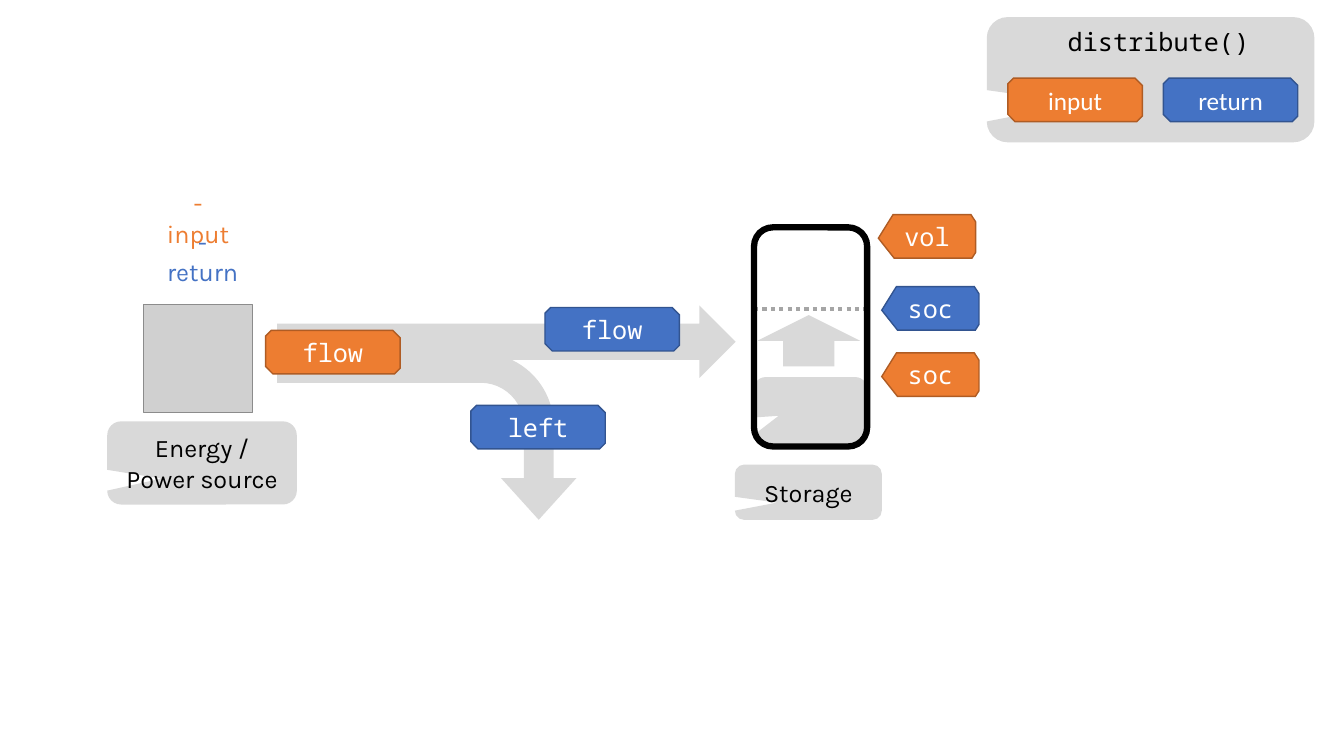
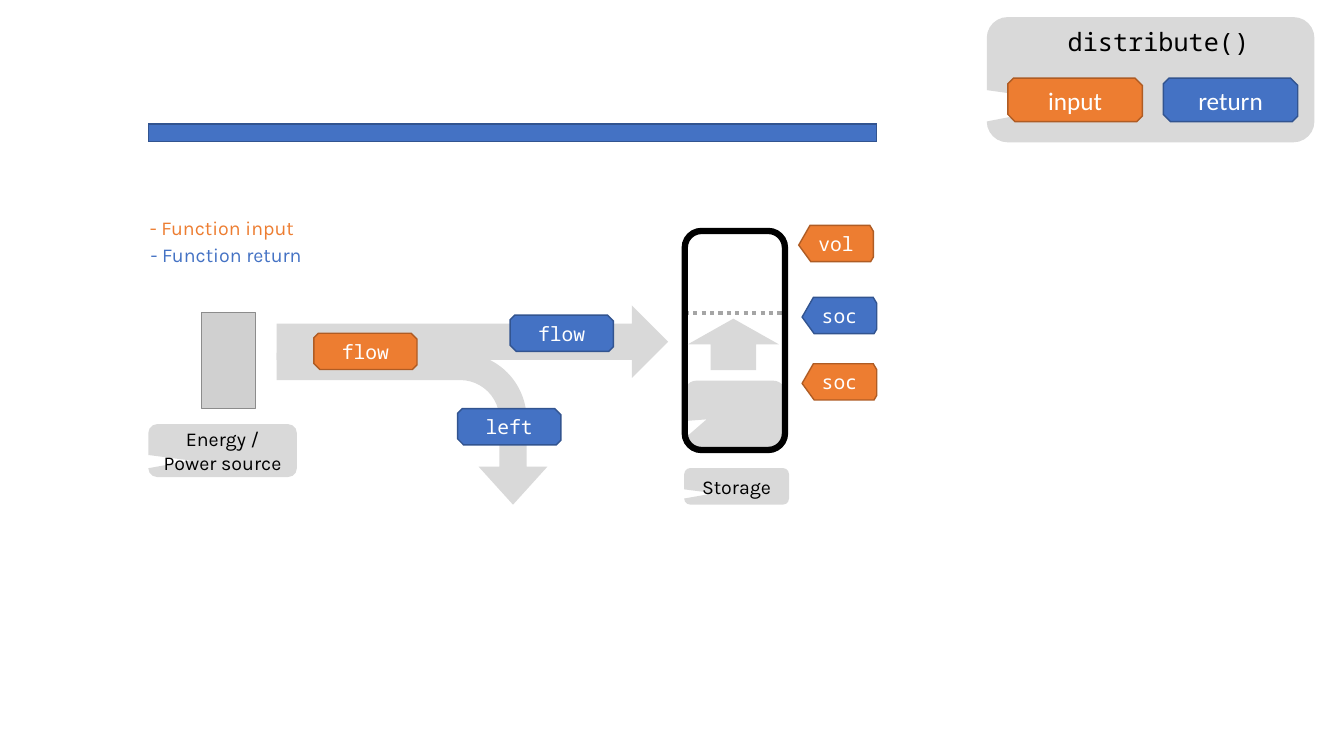
Before and after one commit to cvmartin/eflows.site, a slide deck: slide 11 of support/support_eflows.pptx. Drawn at 1344x756 pixels with LibreOffice and Linux fonts; fonts in the diff are those of the drawing; grey boxes stand for pictures. Boxes give left, top, right and bottom in pixels: in the first picture for what was removed or moved away, otherwise in the second. Text is boxed around its words. In the diff, an @@ line names an element or a change of style, - is before the commit and + after.

```diff
--- a/support/support_eflows.pptx
+++ b/support/support_eflows.pptx
@@ rectangle added at [148,124,877,142], fill #4472C4, outline #325491 1 pt @@
@@ snip diag rect "- Function input": place and size @@
-snip diag rect "- Function input" at [147,199,248,238]
+snip diag rect "- Function input" at [137,208,366,247]
@@ snip diag rect "- Function return": place and size @@
-snip diag rect "- Function return" at [148,236,257,275]
+snip diag rect "- Function return" at [137,236,347,275]
@@ text in snip diag rect at [161,221,293,240]: text changed; size 18 to 14 pt @@
-- input
+- Function input
@@ rounded rectangle: place and size @@
-rounded rectangle at [754,228,867,447]
+rounded rectangle at [685,231,784,450]
@@ freeform shape "vol": place and size @@
-freeform shape "vol" at [878,215,975,258]
+freeform shape "vol" at [799,226,873,262]
@@ text in snip diag rect at [162,248,301,262]: text changed; size 18 to 14 pt @@
-- return
+- Function return
@@ freeform shape "soc": place and size @@
-freeform shape "soc" at [882,286,979,330]
+freeform shape "soc" at [803,297,877,334]
@@ picture removed at [144,304,253,413] @@
@@ picture added at [202,313,255,408] @@
@@ right arrow: place and size @@
-right arrow at [277,306,736,378]
+right arrow at [276,306,667,378]
@@ snip diag rect "flow": place and size @@
-snip diag rect "flow" at [545,308,680,351]
+snip diag rect "flow" at [510,316,613,352]
@@ line moved from (754, 310) - (867, 310) to (685, 313) - (785, 313) @@
@@ up arrow: place and size @@
-up arrow at [757,316,860,367]
+up arrow at [688,319,778,370]
@@ bent arrow: place and size @@
-bent arrow at [278,352,577,520]
+bent arrow at [276,353,547,505]
@@ snip diag rect "flow": place and size @@
-snip diag rect "flow" at [266,331,400,374]
+snip diag rect "flow" at [314,334,416,370]
@@ rounded speech box: place and size @@
-rounded speech box at [754,377,867,447]
+rounded speech box at [685,381,784,451]
@@ freeform shape "soc": place and size @@
-freeform shape "soc" at [882,353,979,396]
+freeform shape "soc" at [803,364,877,400]
@@ snip diag rect "left": place and size @@
-snip diag rect "left" at [471,405,605,449]
+snip diag rect "left" at [458,408,561,445]
@@ rounded speech box "Energy / Power source": place and size @@
-rounded speech box "Energy / Power source" at [107,421,296,505]
+rounded speech box "Energy / Power source" at [148,424,296,478]
@@ size 18 to 14 pt in 8 elements at [458,408,561,445], [314,334,416,370], [510,316,613,352], [148,424,296,478], [803,364,877,400], [803,297,877,334], [799,226,873,262], [685,468,789,504] @@
@@ rounded speech box "Storage": place and size @@
-rounded speech box "Storage" at [735,465,882,520]
+rounded speech box "Storage" at [685,468,789,504]
```
Also in this commit, not shown: 3 other files.
